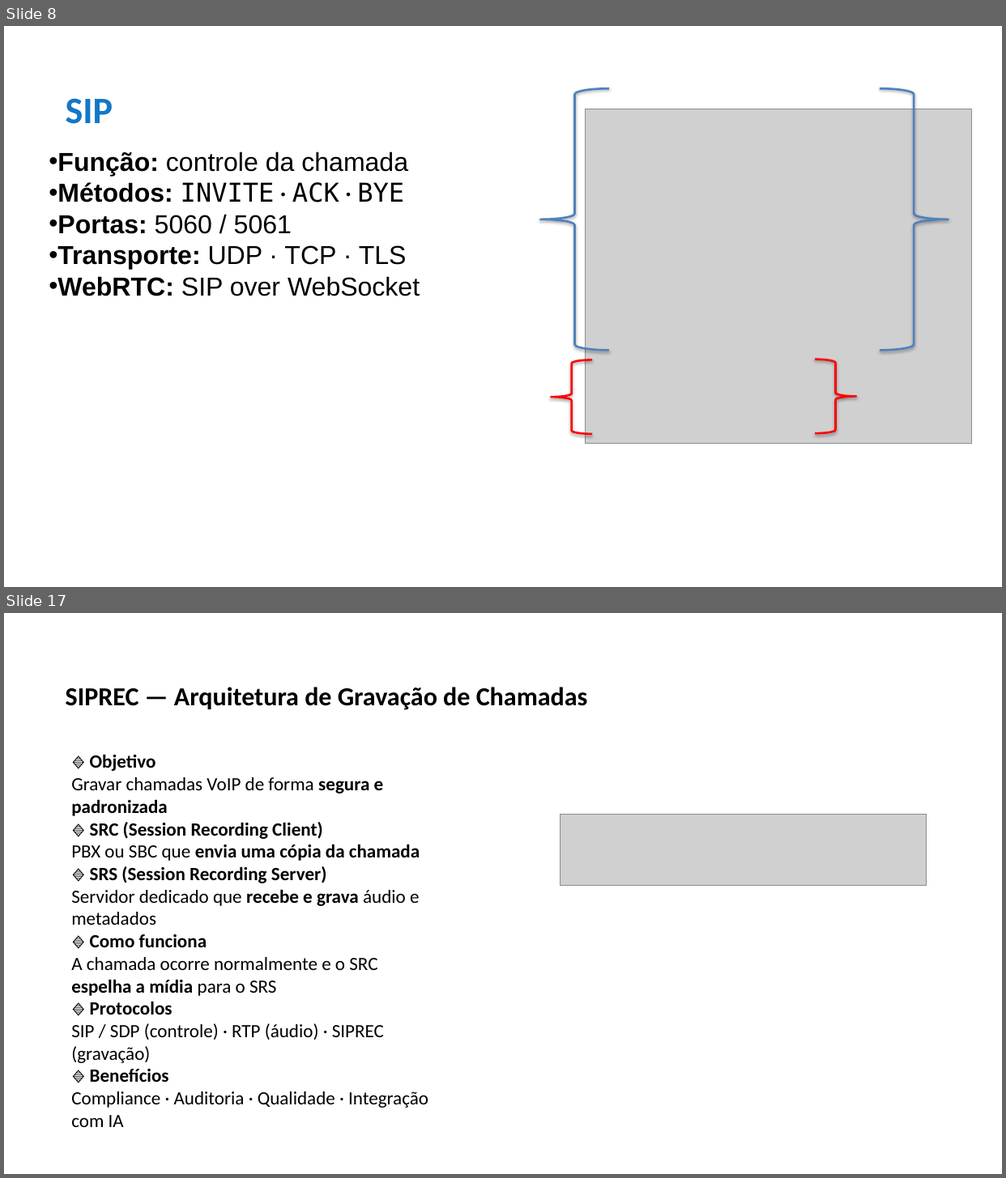
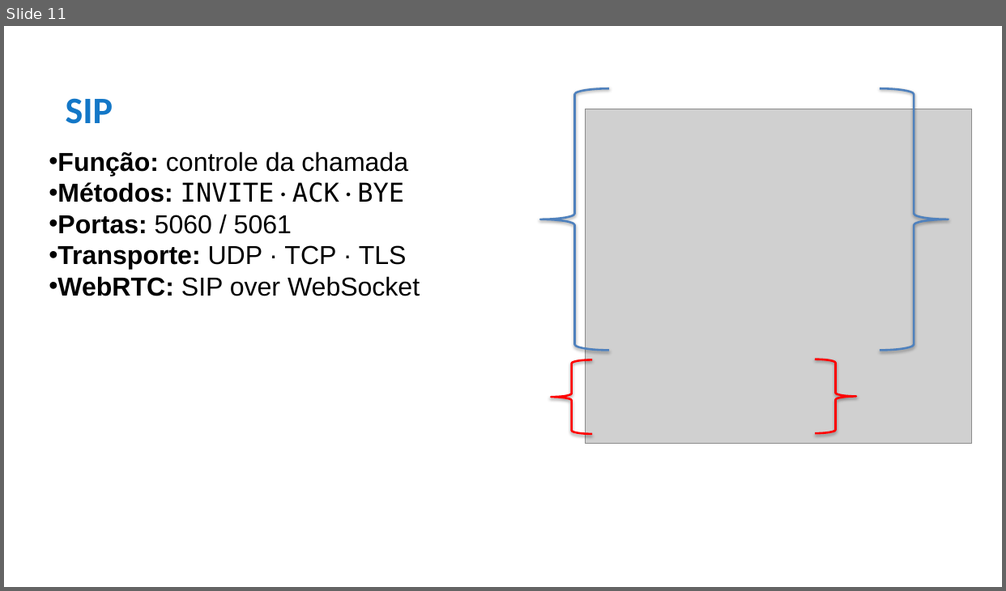
Before and after one commit to maiconrogerrosario/siprec_server, a slide deck: Arquitetura de Telefonia.pptx. Shown one above the other, each under a label of ours: slides 8 and 17 before the commit, slide 11 after it; the slides between them are not shown. The pictures are 1006x1178 and 1006x591 pixels, drawn with LibreOffice and Linux fonts; fonts in the diff are those of the drawing; grey boxes stand for pictures. Boxes give left, top, right and bottom in pixels: in the first picture for what was removed or moved away, otherwise in the second. Text is boxed around its words. In the diff, an @@ line names an element or a change of style, - is before the commit and + after.

```diff
--- a/Arquitetura de Telefonia.pptx
+++ b/Arquitetura de Telefonia.pptx
@@ slide 17 removed at <box>4,613,1002,1174</box>, background #FFFFFF @@
@@ text removed at <box>66,687,588,710</box> @@
-SIPREC — Arquitetura de Gravação de Chamadas
@@ text removed at <box>71,754,428,1127</box> @@
-🔹 Objetivo
-Gravar chamadas VoIP de forma segura e padronizada
-🔹 SRC (Session Recording Client)
-PBX ou SBC que envia uma cópia da chamada
-🔹 SRS (Session Recording Server)
-Servidor dedicado que recebe e grava áudio e metadados
-🔹 Como funciona
-A chamada ocorre normalmente e o SRC espelha a mídia para o SRS
-🔹 Protocolos
-SIP / SDP (controle) · RTP (áudio) · SIPREC (gravação)
-🔹 Benefícios
-Compliance · Auditoria · Qualidade · Integração com IA
@@ picture removed at <box>560,815,927,885</box> @@
@@ what was slide 8 is now slide 11 @@
```
Also in this commit, not shown: 15 slides changed, 6 slides added, 2 other slides removed.
